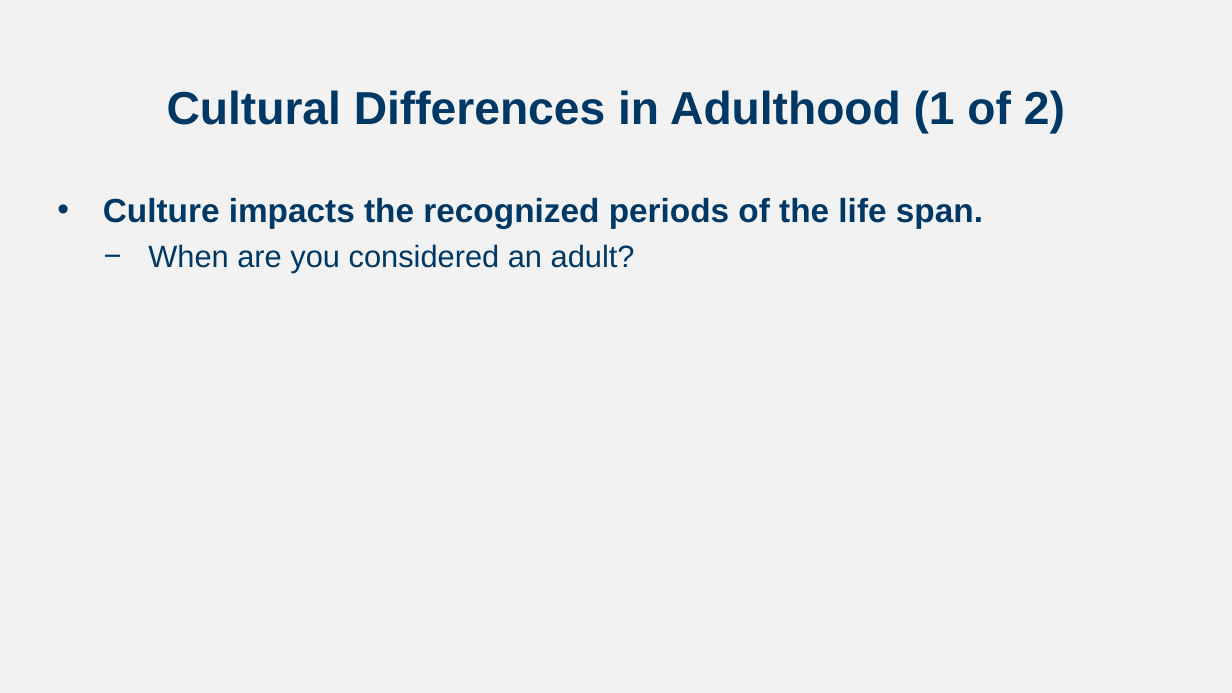
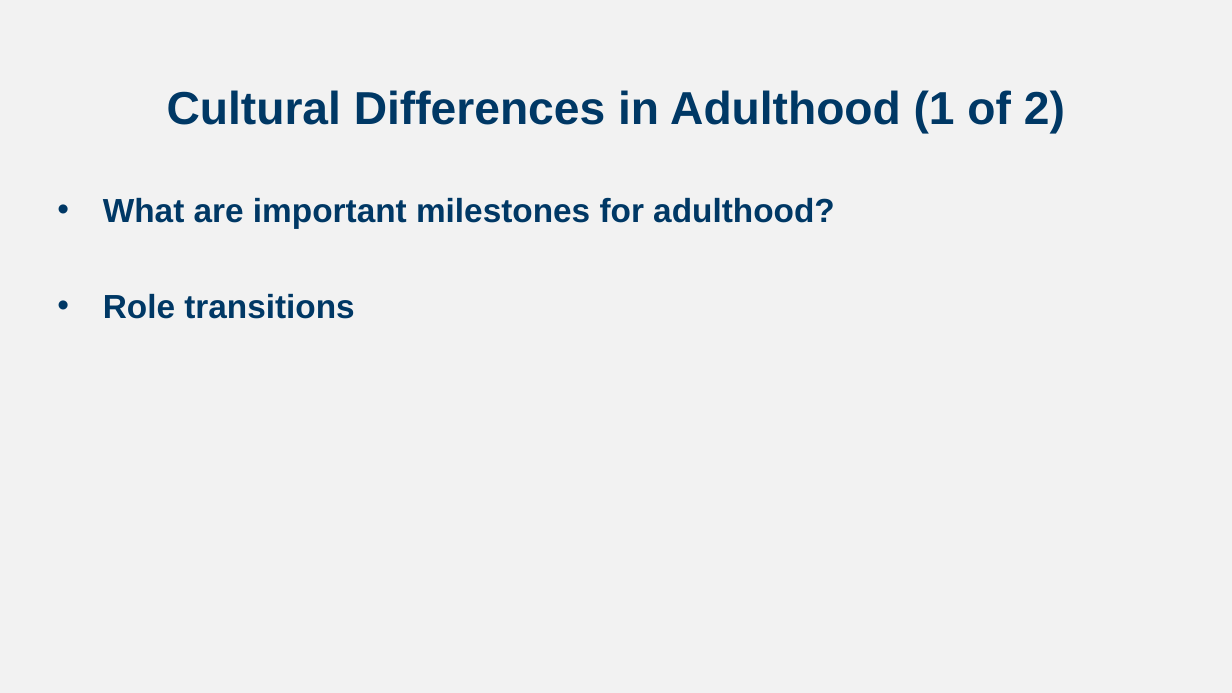
Before and after one commit to npm27/Teaching-Materials, a slide deck: slide 4 of Developmental Fall 24/Slides/Chapter 1.pptx. Drawn at 1232x693 pixels with LibreOffice and Linux fonts; fonts in the diff are those of the drawing. Boxes give left, top, right and bottom in pixels: in the first picture for what was removed or moved away, otherwise in the second. Text is boxed around its words. In the diff, an @@ line names an element or a change of style, - is before the commit and + after.

```diff
--- a/Developmental Fall 24/Slides/Chapter 1.pptx
+++ b/Developmental Fall 24/Slides/Chapter 1.pptx
@@ text at <box>103,197,835,319</box>: text changed @@
-• Culture impacts the recognized periods of the life span.
-  − When are you considered an adult?
+• What are important milestones for adulthood?
+• Role transitions
```
Also in this commit, not shown: 2 other slides changed, 4 other files.
